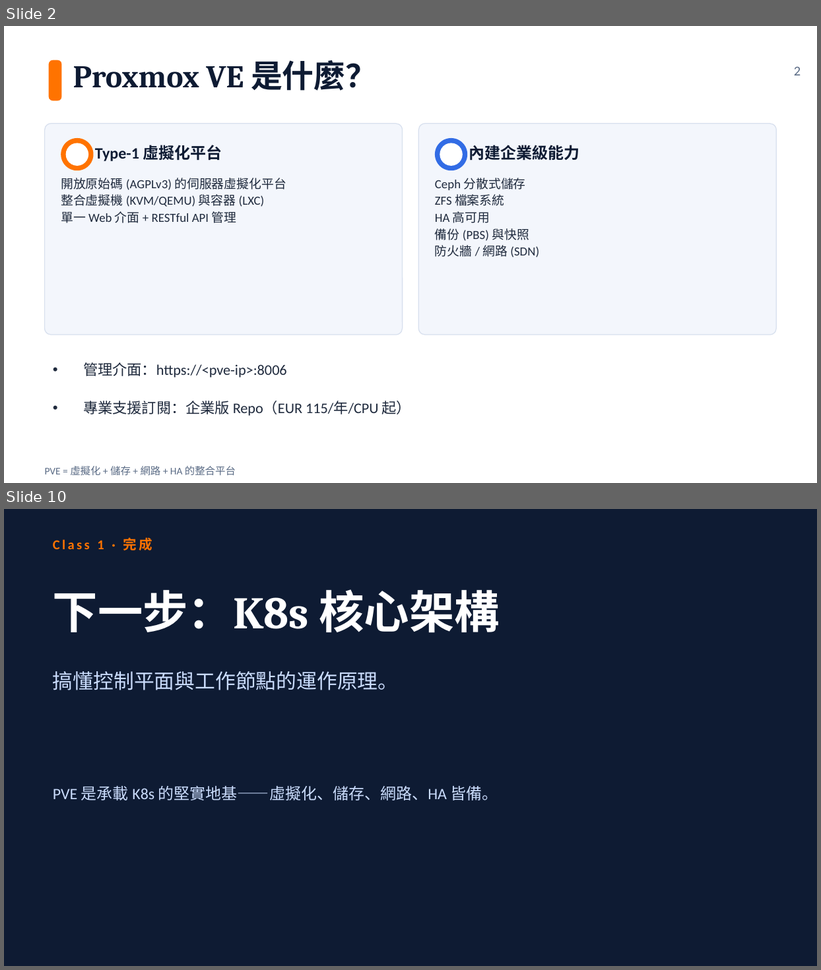
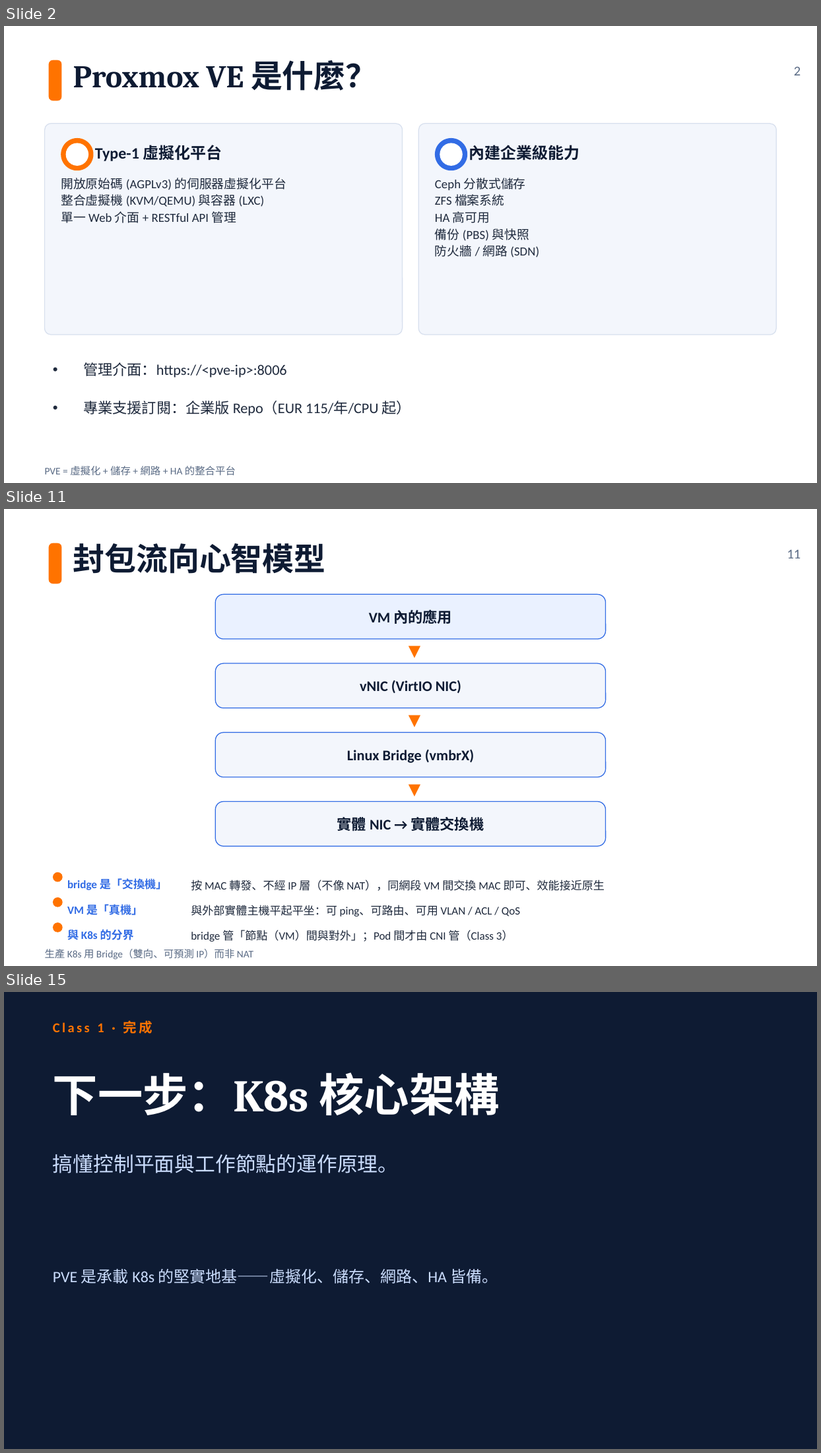
Before and after one commit to subirdkimo/k8s-course, a slide deck: 01-class-slides/class-01-pve-overview.pptx. Shown one above the other, each under a label of ours: slides 2 and 10 before the commit, slides 2, 11 and 15 after it; the slides between them are not shown. The pictures are 821x970 and 821x1453 pixels, drawn with LibreOffice and Linux fonts; fonts in the diff are those of the drawing. Boxes give left, top, right and bottom in pixels: in the first picture for what was removed or moved away, otherwise in the second. Text is boxed around its words. In the diff, an @@ line names an element or a change of style, - is before the commit and + after.

Commit message:
feat(class-01/02): 觀念深化 — 擴充講解層概念 + 投影片 +6~7 頁
Class 1 (+5 概念): 虛擬化三形態/隔離vs效能/精簡供應快照超售/封包流向心智模型/quorum與重啟
Class 2 (+6 概念): 容器VM裸機光譜/宣告式reconcile loop/etcd quorum/Pod網路兩層IP/Service原理/排程Affinity-Taint-Spread
時長: C1→2hr, C2→2hr15min; overview v1.2

```diff
--- a/01-class-slides/class-01-pve-overview.pptx
+++ b/01-class-slides/class-01-pve-overview.pptx
@@ slide 11 added at <box>4,509,817,966</box>, background #FFFFFF @@
@@ rounded rectangle added at <box>49,543,61,584</box>, fill #FF7300 @@
@@ text added at <box>73,543,326,574</box>, 28 pt, text #0E1B33, bold @@
+封包流向心智模型
@@ text added at <box>787,550,801,559</box>, 12 pt, text #5A6B85 @@
+11
@@ rounded rectangle added at <box>215,594,606,639</box>, fill #EAF1FF, outline #326CE5 0.75 pt @@
@@ text added at <box>369,610,452,624</box>, 13 pt, text #0E1B33, bold @@
+VM 內的應用
@@ text added at <box>403,638,427,663</box>, 14 pt, text #FF7300 @@
+▼
@@ rounded rectangle added at <box>215,663,606,708</box>, fill #F3F6FC, outline #326CE5 0.75 pt @@
@@ text added at <box>360,680,461,693</box>, 13 pt, text #0E1B33, bold @@
+vNIC (VirtIO NIC)
@@ text added at <box>403,706,427,733</box>, 14 pt, text #FF7300 @@
+▼
@@ rounded rectangle added at <box>215,733,606,778</box>, fill #F3F6FC, outline #326CE5 0.75 pt @@
@@ text added at <box>347,749,474,763</box>, 13 pt, text #0E1B33, bold @@
+Linux Bridge (vmbrX)
@@ text added at <box>403,776,427,802</box>, 14 pt, text #FF7300 @@
+▼
@@ rounded rectangle added at <box>215,802,606,846</box>, fill #F3F6FC, outline #326CE5 0.75 pt @@
@@ text added at <box>337,815,484,833</box>, 13 pt, text #0E1B33, bold @@
+實體 NIC → 實體交換機
@@ ellipse added at <box>53,873,63,882</box>, fill #FF7300 @@
@@ text added at <box>67,879,167,890</box>, 10 pt, text #326CE5, bold @@
+bridge 是「交換機」
@@ text added at <box>191,880,605,891</box>, 10 pt, text #1F2A3D @@
+按 MAC 轉發、不經 IP 層（不像 NAT），同網段 VM 間交換 MAC 即可、效能接近原生
@@ ellipse added at <box>53,898,63,908</box>, fill #FF7300 @@
@@ text added at <box>67,904,143,916</box>, 10 pt, text #326CE5, bold @@
+VM 是「真機」
@@ ellipse added at <box>53,923,63,933</box>, fill #FF7300 @@
@@ text added at <box>191,905,520,917</box>, 10 pt, text #1F2A3D @@
+與外部實體主機平起平坐：可 ping、可路由、可用 VLAN / ACL / QoS
@@ text added at <box>67,929,134,941</box>, 10 pt, text #326CE5, bold @@
+與 K8s 的分界
@@ text added at <box>191,930,514,942</box>, 10 pt, text #1F2A3D @@
+bridge 管「節點（VM）間與對外」；Pod 間才由 CNI 管（Class 3）
@@ text added at <box>45,949,253,960</box>, 9 pt, text #5A6B85 @@
+生產 K8s 用 Bridge（雙向、可預測 IP）而非 NAT
@@ what was slide 10 is now slide 15 @@
```
Also in this commit, not shown: 8 slides changed, 4 other slides added, 7 other files.
